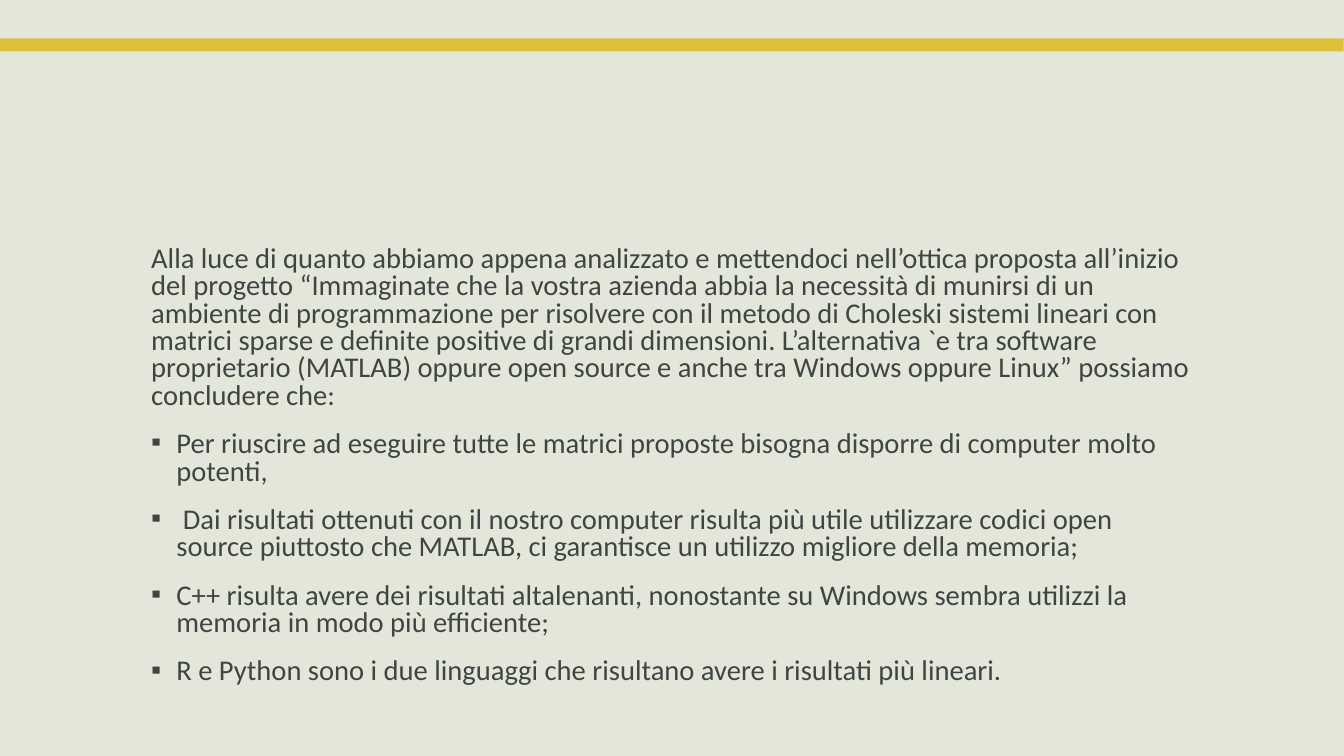
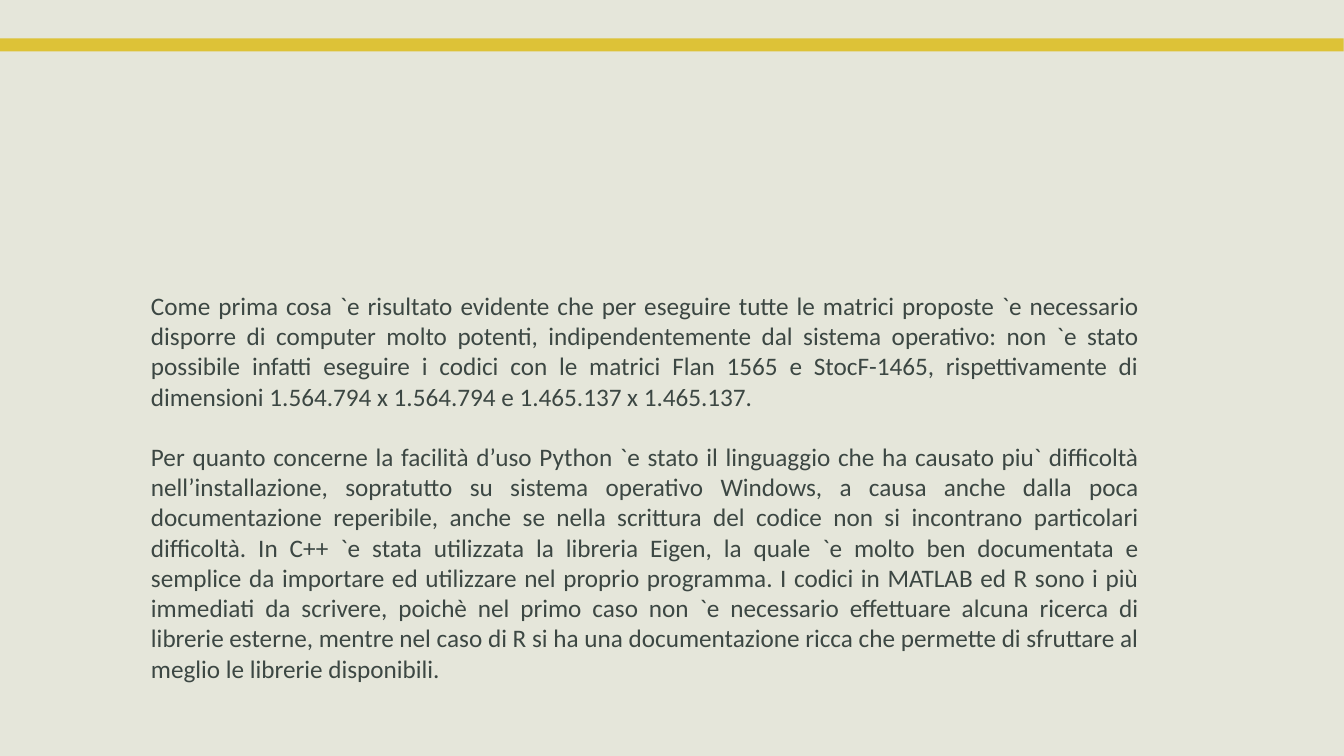
Before and after one commit to okamiRvS/Cholesky-Computing, a slide deck: slide 11 of final results/Relazione.pptx. Drawn at 1344x756 pixels with LibreOffice and Linux fonts; fonts in the diff are those of the drawing; background and template pictures are left out. Boxes give left, top, right and bottom in pixels: in the first picture for what was removed or moved away, otherwise in the second. Text is boxed around its words. In the diff, an @@ line names an element or a change of style, - is before the commit and + after.

```diff
--- a/final results/Relazione.pptx
+++ b/final results/Relazione.pptx
@@ text removed at [151, 248, 1188, 685] @@
-Alla luce di quanto abbiamo appena analizzato e mettendoci nell’ottica proposta all’inizio del progetto “Immaginate che la vostra azienda abbia la necessità di munirsi di un ambiente di programmazione per risolvere con il metodo di Choleski sistemi lineari con matrici sparse e deﬁnite positive di grandi dimensioni. L’alternativa `e tra software proprietario (MATLAB) oppure open source e anche tra Windows oppure Linux” possiamo concludere che:
-▪ Per riuscire ad eseguire tutte le matrici proposte bisogna disporre di computer molto potenti,
-▪ Dai risultati ottenuti con il nostro computer risulta più utile utilizzare codici open source piuttosto che MATLAB, ci garantisce un utilizzo migliore della memoria;
-▪ C++ risulta avere dei risultati altalenanti, nonostante su Windows sembra utilizzi la memoria in modo più efficiente;
-▪ R e Python sono i due linguaggi che risultano avere i risultati più lineari.
@@ text added at [151, 297, 1139, 683], 18 pt, text #3C4743 @@
+Come prima cosa `e risultato evidente che per eseguire tutte le matrici proposte `e necessario disporre di computer molto potenti, indipendentemente dal sistema operativo: non `e stato possibile infatti eseguire i codici con le matrici Flan 1565 e StocF-1465, rispettivamente di dimensioni 1.564.794 x 1.564.794 e 1.465.137 x 1.465.137.
+Per quanto concerne la facilità d’uso Python `e stato il linguaggio che ha causato piu` diﬃcoltà nell’installazione, sopratutto su sistema operativo Windows, a causa anche dalla poca documentazione reperibile, anche se nella scrittura del codice non si incontrano particolari diﬃcoltà. In C++ `e stata utilizzata la libreria Eigen, la quale `e molto ben documentata e semplice da importare ed utilizzare nel proprio programma. I codici in MATLAB ed R sono i più immediati da scrivere, poichè nel primo caso non `e necessario eﬀettuare alcuna ricerca di librerie esterne, mentre nel caso di R si ha una documentazione ricca che permette di sfruttare al meglio le librerie disponibili.
```
Also in this commit, not shown: 5 other slides changed, 2 other files.
